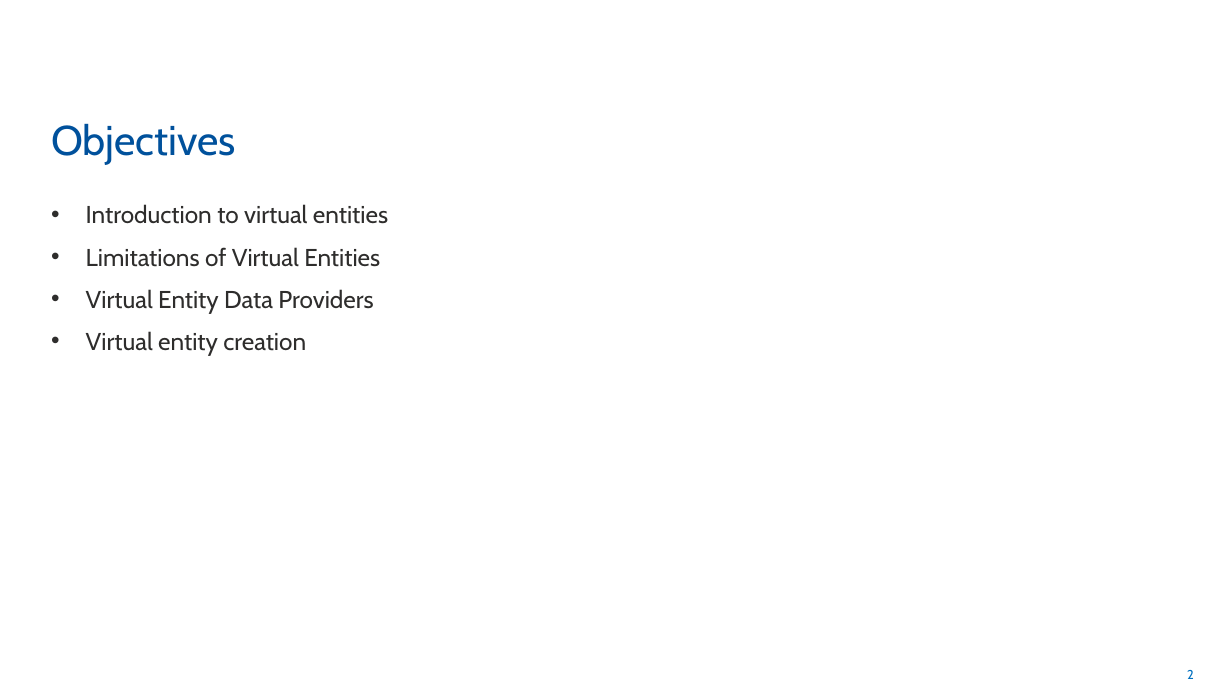
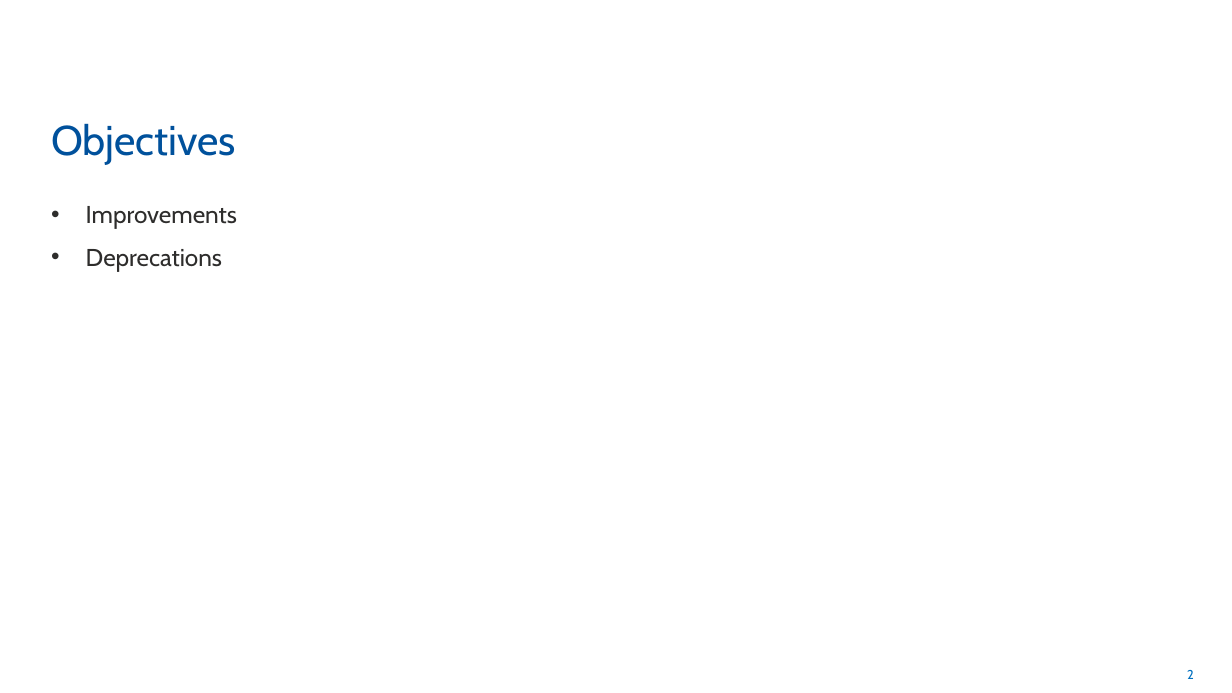
Before and after one commit to rogerhillgsy/CRMTraining, a slide deck: slide 2 of Documents/QA Powerpoints/Module 10.pptx. Drawn at 1232x693 pixels with LibreOffice and Linux fonts; fonts in the diff are those of the drawing. Boxes give left, top, right and bottom in pixels: in the first picture for what was removed or moved away, otherwise in the second. Text is boxed around its words. In the diff, an @@ line names an element or a change of style, - is before the commit and + after.

```diff
--- a/Documents/QA Powerpoints/Module 10.pptx
+++ b/Documents/QA Powerpoints/Module 10.pptx
@@ text at (86,206,237,272): text changed @@
-• Introduction to virtual entities
-• Limitations of Virtual Entities
-• Virtual Entity Data Providers
-• Virtual entity creation
+• Improvements
+• Deprecations
```
Also in this commit, not shown: 4 other slides changed, 8 slides added, 10 slides removed, 1 other file.
